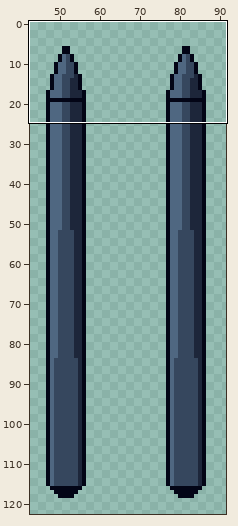
Pixel-art file, stored at Assets/Sprites/Bow Sprites/Bow Pillar.ase. Above, an overview of the earlier version with the close-up marked.
Close-up. As it was:
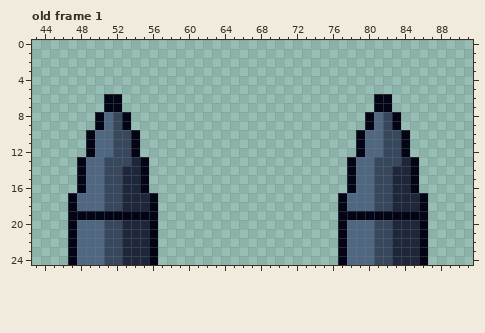
128x128 pixels, 1 frame. Shown: old frame 1: x 43..91, y 0..24. The wide view leaves out empty margins. The commit also changed other frames or places, which this record leaves out.
Once edited:
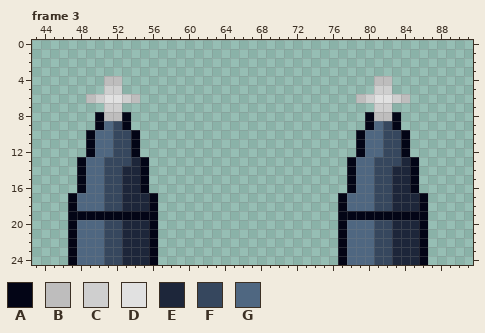
Palette (. is transparent): A #030516  B #bebdbd  C #cfcfcf  D #e1e1e1  E #1d263a  F #36475e  G #4f6781
A new or re-ordered frame is compared with the old frame closest to it.
The edit:
frames 1 -> 8
layer "Shimmer" added
--- frame 3 is new; against old frame 1, layer "Shimmer"
@@ x 43..91 @@
  3 .................................................
- 4 .................................................
- 5 .................................................
- 6 ........AA............................AA.........
- 7 ........AA............................AA.........
- 8 .......AGFA..........................AGFA........
+ 4 ........BB............................BB.........
+ 5 ........CC............................CC.........
+ 6 ......BCDDCB........................BCDDCB.......
+ 7 ........CC............................CC.........
+ 8 .......ABBA..........................ABBA........
  9 .......AGFA..........................AGFA........
Where, in picture pixels (left, top, right, bottom), the same in both close-ups:
changed: (86, 76, 140, 121)
changed: (356, 76, 410, 121)
